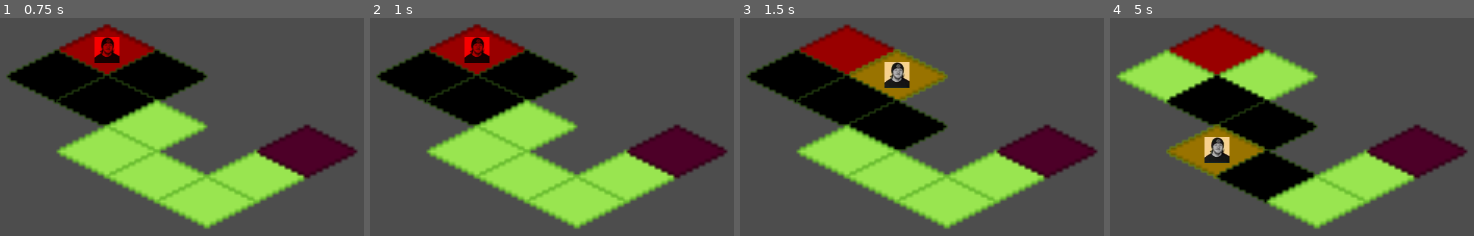
Above: before the commit, frames 1-4 (left to right).
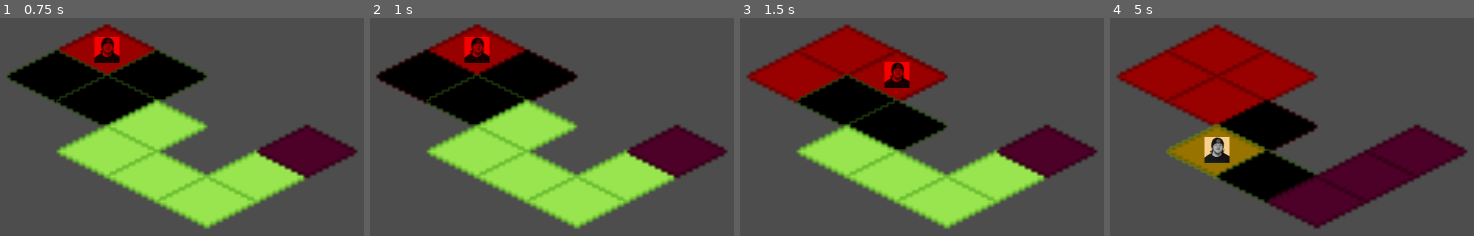
Above: after the commit, the same moments.

Repository: ckuras/GMTK-2023-Fire-Fighter
Game: Godot game, scene res://Scenes/main.tscn
The game is run twice, just before and just after one commit, with the same random seed, the same clock (stepped at 60 frames per second) and the same inputs.
Inputs (mouse positions are in pixels of both pictures, inside the frame that each line leads up to):
- Up to frame 1 (0.75 s): tap Enter at 0.5 s; move the mouse to (105, 50) at 0.52 s; click (105, 50) at 0.67 s
- Up to frame 2 (1 s): no input
- Up to frame 3 (1.5 s): tap Space at 1.25 s; move the mouse to (896, 74) at 1.27 s; click (896, 74) at 1.42 s
- Up to frame 4 (5 s): move the mouse to (1168, 74) at 2.02 s; click (1168, 74) at 2.17 s; tap Enter at 2.75, 4.25 s; move the mouse to (1215, 100) at 2.77 s; click (1215, 100) at 2.92 s; tap Space at 3.5 s; move the mouse to (1266, 124) at 3.52 s; click (1266, 124) at 3.67 s; move the mouse to (1215, 150) at 4.27 s; click (1215, 150) at 4.42 s

Frame 1 is identical in both runs. In frame 2, 1.0% of the frame differs, in the area x 1-58%, y 14-40%; in frame 3, 7.0%; in frame 4, 18%, in the area x 1-85%, y 14-97%.

Commit message:
Refactored turn queue to use signals and await

Diff:
--- a/Scenes/main.tscn
+++ b/Scenes/main.tscn
@@ -1,7 +1,7 @@
 [gd_scene load_steps=4 format=3 uid="uid://gf6w34qsgq1w"]
 
 [ext_resource type="PackedScene" uid="uid://cmvhuo1g7sssa" path="res://Scenes/board.tscn" id="1_utpif"]
-[ext_resource type="Script" path="res://Scripts/TurnQueue.gd" id="2_2anat"]
+[ext_resource type="PackedScene" uid="uid://d3xj7lwu2tl8i" path="res://Scenes/turn_queue.tscn" id="2_praf1"]
 [ext_resource type="Script" path="res://Scripts/GameState.gd" id="3_0spw3"]
 
 [node name="Main" type="Node2D"]
@@ -12,8 +12,7 @@
 [node name="Board" parent="." node_paths=PackedStringArray("game_state") instance=ExtResource("1_utpif")]
 game_state = NodePath("../GameState")
 
-[node name="TurnQueue" type="Node" parent="." node_paths=PackedStringArray("board", "game_state")]
-script = ExtResource("2_2anat")
+[node name="TurnQueue" parent="." node_paths=PackedStringArray("board", "game_state") instance=ExtResource("2_praf1")]
 board = NodePath("../Board")
 game_state = NodePath("../GameState")
 
--- /dev/null
+++ b/Scenes/turn.tscn
@@ -0,0 +1,6 @@
+[gd_scene load_steps=2 format=3 uid="uid://vldthgvpfwg0"]
+
+[ext_resource type="Script" path="res://Scripts/turn.gd" id="1_k771g"]
+
+[node name="turn" type="Node"]
+script = ExtResource("1_k771g")
--- /dev/null
+++ b/Scenes/turn_queue.tscn
@@ -0,0 +1,18 @@
+[gd_scene load_steps=5 format=3 uid="uid://d3xj7lwu2tl8i"]
+
+[ext_resource type="Script" path="res://Scripts/TurnQueue.gd" id="1_rjq1k"]
+[ext_resource type="Script" path="res://Scripts/PlayerTurn.gd" id="2_1asjx"]
+[ext_resource type="Script" path="res://Scripts/FireTurn.gd" id="3_kkjgi"]
+[ext_resource type="Script" path="res://Scripts/InfectedTurn.gd" id="4_n4f7s"]
+
+[node name="TurnQueue" type="Node"]
+script = ExtResource("1_rjq1k")
+
+[node name="Fire" type="Node" parent="."]
+script = ExtResource("3_kkjgi")
+
+[node name="Player" type="Node" parent="."]
+script = ExtResource("2_1asjx")
+
+[node name="Infected" type="Node" parent="."]
+script = ExtResource("4_n4f7s")
--- /dev/null
+++ b/Scripts/FireTurn.gd
@@ -0,0 +1,9 @@
+extends Turn
+
+func play_turn():
+	print("Fire's turn")
+	var tiles_on_fire: Array[Tile] = board.get_tiles_by_state(Tile.TileState.Fire)
+	await get_tree().create_timer(1.0).timeout
+	for tile in tiles_on_fire:
+		tile.spread_to_neighbors()
+	emit_signal("completed")
--- /dev/null
+++ b/Scripts/InfectedTurn.gd
@@ -0,0 +1,9 @@
+extends Turn
+
+func play_turn():
+	print("Infected's turn")
+	var tiles_infected: Array[Tile] = board.get_tiles_by_state(Tile.TileState.Infected)
+	await get_tree().create_timer(1.0).timeout
+	for tile in tiles_infected:
+		tile.spread_to_neighbors()
+	emit_signal("completed")
--- /dev/null
+++ b/Scripts/PlayerTurn.gd
@@ -0,0 +1,5 @@
+extends Turn
+
+func play_turn():
+	print("Player's turn")
+	emit_signal("completed")
--- a/Scripts/TurnQueue.gd
+++ b/Scripts/TurnQueue.gd
@@ -3,28 +3,14 @@
 @export var board: Board
 @export var game_state: GameState
 
+var active_turn: Turn
+
 func _ready():
-	game_state.active_turn = game_state.Turn.Player
+	active_turn = get_child(0)
 	play_turn()
 
 func play_turn():
-	match game_state.active_turn:
-		game_state.Turn.Player:
-			print("Player's turn")
-			pass
-		game_state.Turn.Fire:
-			print("Fire's turn")
-			var tiles_on_fire: Array[Tile] = board.get_tiles_by_state(Tile.TileState.Fire)
-			await get_tree().create_timer(1.0).timeout
-			for tile in tiles_on_fire:
-				tile.spread_to_neighbors()
-			game_state.active_turn = game_state.Turn.Infected
-#			play_turn()
-		game_state.Turn.Infected:
-			print("Infected's turn")
-			var tiles_on_fire: Array[Tile] = board.get_tiles_by_state(Tile.TileState.Infected)
-			await get_tree().create_timer(1.0).timeout
-			for tile in tiles_on_fire:
-				tile.spread_to_neighbors()
-			game_state.active_turn = game_state.Turn.Fire
-#			play_turn()
+	await active_turn.play_turn()
+	var new_index: int = (active_turn.get_index() + 1) % get_child_count()
+	active_turn = get_child(new_index)
+	play_turn()
--- /dev/null
+++ b/Scripts/turn.gd
@@ -0,0 +1,10 @@
+class_name Turn extends Node
+
+signal completed
+
+@onready var board: Board = get_parent().board
+@onready var game_state: GameState = get_parent().game_state
+
+func play_turn():
+	# do stuff
+	return completed
